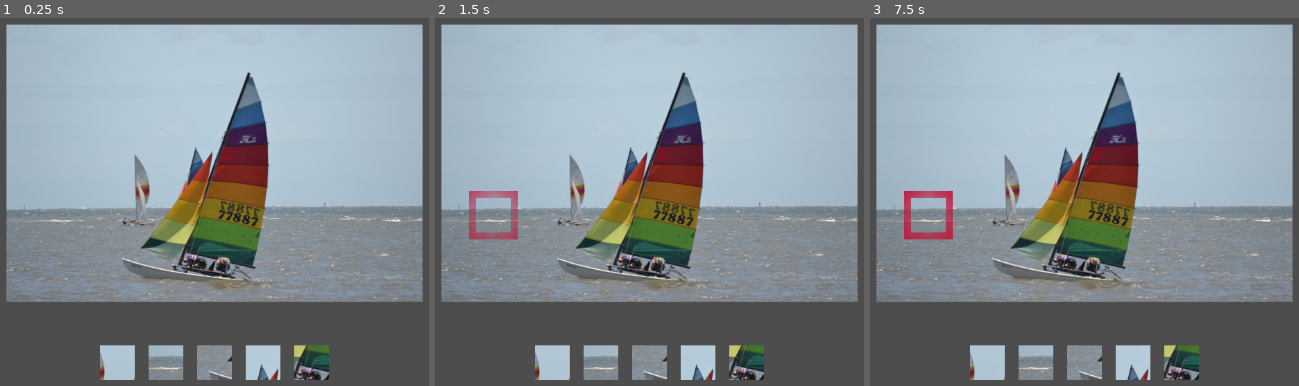
Above: before the commit, frames 1-3 (left to right).
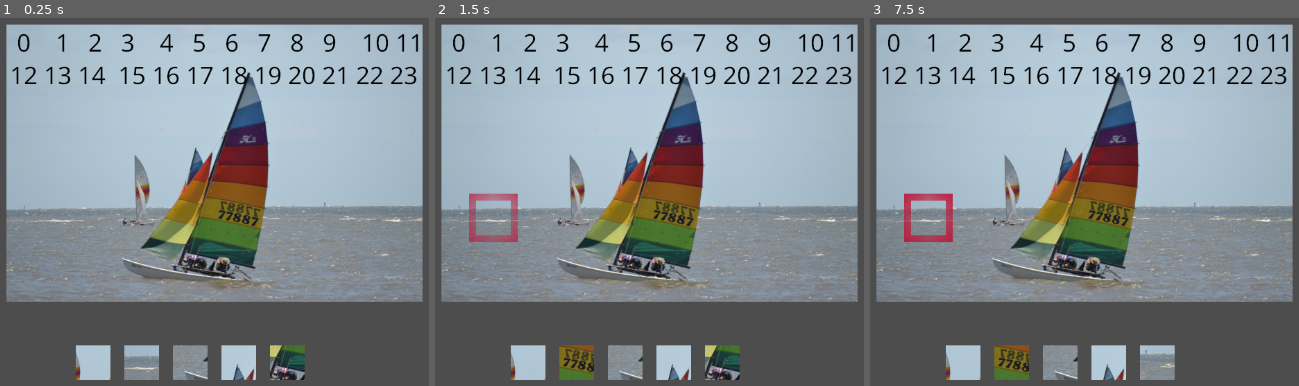
Above: after the commit, the same moments.

Repository: BriarSMC/Patterns
Game: Godot game, scene res://scene/game_play.tscn
The game is run twice, just before and just after one commit, with the same random seed, the same clock (stepped at 60 frames per second) and the same inputs. The project has no main scene, so this scene is started directly.
Inputs (mouse positions are in pixels of both pictures, inside the frame that each line leads up to):
- Up to frame 1 (0.25 s): no input
- Up to frame 2 (1.5 s): tap Enter at 0.5 s; move the mouse to (825, 183) at 0.52 s; click (825, 183) at 0.67 s; tap Space at 1.25 s; move the mouse to (490, 231) at 1.27 s; click (490, 231) at 1.42 s
- Up to frame 3 (7.5 s): tap Enter at 2, 3.5 s; move the mouse to (1166, 110) at 2.02 s; click (1166, 110) at 2.17 s; tap Space at 2.75, 4.25 s; move the mouse to (1045, 297) at 2.77 s; click (1045, 297) at 2.92 s; move the mouse to (outside the picture) at 3.52 s; click (outside the picture) at 3.67 s; move the mouse to (outside the picture) at 4.27 s; click (outside the picture) at 4.42 s; move the mouse to (1123, 205) at 5.02 s; click (1123, 205) at 5.17 s; move the mouse to (964, 95) at 5.77 s; click (964, 95) at 5.92 s; move the mouse to (1260, 183) at 6.52 s; click (1260, 183) at 6.67 s; move the mouse to (925, 231) at 7.27 s; click (925, 231) at 7.42 s

The runs differ from the first frame. In frame 1, 6.6% of the frame differs, in the area x 2-98%, y 4-99%; in frame 2, 7.2%; in frame 3, 7.2%.

Commit message:
fix various bugs

Diff:
--- a/script/game_play.gd
+++ b/script/game_play.gd
@@ -11,6 +11,8 @@
 #region signals, enums, constants, variables, and such
 
 # signals
+
+signal found_count_zero_set
 
 # enums
 
@@ -32,6 +34,8 @@
 
 var box: Rect2
 var patterns: Array[int]
+var patterns_available: Array[bool]
+var found_count: int
 
 # onready variables
 
@@ -56,8 +60,9 @@
 # Load the patterns to find and shuffle them
 # Arrange the patterns to find boxes on screen
 func _ready() -> void:
+	found_count_zero_set.connect(found_count_zero)
 	var vp = get_viewport_rect()
-	picture.position.x = vp.end.x / 2 - Constant.PICTURE_WIDTH / 2
+	picture.position.x = vp.end.x / 2.0 - (float(Constant.PICTURE_WIDTH) / 2.0)
 	picture.position.y = picture_area_vertical_offset
 	box = Rect2(picture.position,
 			Vector2(Constant.PICTURE_WIDTH, Constant.PICTURE_HEIGHT))
@@ -66,7 +71,12 @@
 	patterns.shuffle()
 	printt(patterns_to_find, patterns)
 
-	pattern_node.arrange_pattern_boxes(picture, patterns)
+	patterns_available.resize(patterns.size())
+	patterns_available.fill(true)
+	pattern_node.arrange_pattern_boxes(picture, patterns, patterns_available)
+
+	found_count = patterns.size()
+
 
 
 
@@ -84,14 +94,19 @@
 		event.button_index == MOUSE_BUTTON_LEFT and
 		event.pressed):
 		var frame := get_frame_clicked(event.position)
-		if frame >= 0:
+		if frame >= 0 and patterns.find(frame) != -1:
 			set_frame_found(frame)
+			found_count -= 1
+			if found_count == 0:
+				found_count_zero_set.emit()
 
 # Built-in Signal Callbacks
 
 
 # Custom Signal Callbacks
 
+func found_count_zero():
+	print("All patterns found")
 
 # Public Methods
 
@@ -135,13 +150,13 @@
 #==
 # What the code is doing (steps)
 func set_frame_found(frame: int) -> void:
-	if patterns.find(frame) < 0:
-		return
-
-	var pos := Vector2(frame % Constant.HFRAME_COUNT * Constant.PATTERN_SIZE  + Constant.PATTERN_SIZE / 2,
-					   (int(frame / Constant.HFRAME_COUNT) * Constant.PATTERN_SIZE) + Constant.PATTERN_SIZE / 2)
+	var pos := Vector2(frame % Constant.HFRAME_COUNT * float(Constant.PATTERN_SIZE)  + float(Constant.PATTERN_SIZE) / 2.0,
+					   float((float(frame) / float(Constant.HFRAME_COUNT) * Constant.PATTERN_SIZE) + float(Constant.PATTERN_SIZE) / 2.0))
 	var overlay = found_frame.instantiate()
 	overlay.position = pos
 	overlay_node.add_child(overlay)
 
+	pattern_node.set_new_pattern_frame(frame, patterns, patterns_available)
+
+
 # Subclasses
--- a/script/patterns.gd
+++ b/script/patterns.gd
@@ -22,6 +22,8 @@
 # public variables
 
 # private variables
+
+var pattern_numbers: Array[int]
 
 # onready variables
 
@@ -62,10 +64,12 @@
 #	None
 #==
 # What the code is doing (steps)
-func arrange_pattern_boxes(picture: Sprite2D, patterns: Array[int]) -> void:
+func arrange_pattern_boxes(picture: Sprite2D,
+						   patterns: Array[int],
+						   available: Array[bool]) -> void:
 	var x_center := get_viewport_rect().end.x / 2
 	var y_pos := get_viewport_rect().end.y - 50 - Constant.PATTERN_SIZE
-	var cur_x := x_center - (int(pattern_blocks.size() / 2) * (Constant.PATTERN_SIZE + 20))
+	var cur_x := x_center - ((pattern_blocks.size() / 2.0) * float(Constant.PATTERN_SIZE + 20))
 
 	for i in pattern_blocks.size():
 		pattern_blocks[i].position.y = y_pos
@@ -76,6 +80,32 @@
 		pattern_blocks[i].vframes = Constant.VFRAME_COUNT
 		pattern_blocks[i].frame = patterns[i]
 		printt("i", i, "pattern #", patterns[i], "pos", pattern_blocks[i].position)
+		pattern_numbers.append(patterns[i])
+		available[i] = false
+
+
+# set_pattern_frame(ndx, patterns, avail)
+# Set the frame number for a pattern node
+#
+# Parameters
+#	frame: int						Index of the pattern_block
+#	patterns: Array[int]			List of pattern frames
+#	avail: Array[bool]				List of available patterns
+# Return
+#	None
+#==
+# What the code is doing (steps)
+func set_new_pattern_frame(frame: int, patterns: Array[int], avail: Array[bool]) -> void:
+	var p = avail.find(true)
+	var i: int = pattern_numbers.find(frame)
+
+	if p < 0:
+		pattern_blocks[i].visible = false
+		pattern_numbers[i] = -1
+	else:
+		pattern_numbers[i] = patterns[p]
+		pattern_blocks[i].frame = patterns[p]
+		avail[p] = false
 
 
 # Private Methods
Binary file changed: images/pictures/testpic1.jpg
